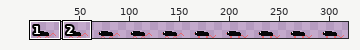
Two versions of one sprite sheet, Rat-Sheet.png. The first picture is a wide view before the edit; the outline marks the close-up.
Close-up. Before:
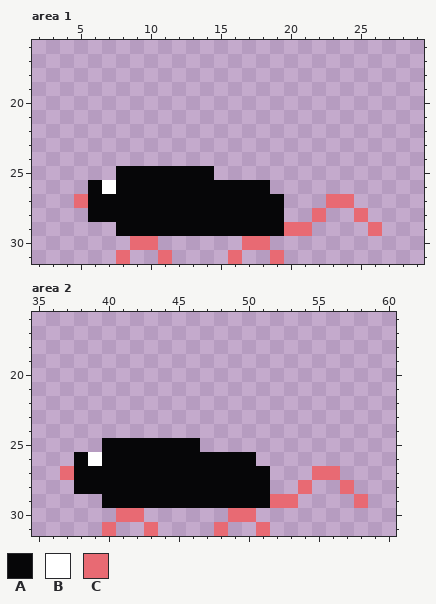
The file is 320x32 pixels. Shown: area 1: x 2..29, y 16..31; area 2: x 35..60, y 16..31. The wide view leaves out empty margins. The commit also changed other parts of the picture, which this record leaves out.
Palette (. is transparent): A #060608  B #ffffff  C #e86a73
Pixels before, area 1, first column x 5:
25 ...AAAAAAA............
26 .ABAAAAAAAAAAA........
27 CAAAAAAAAAAAAAA...CC..
28 .AAAAAAAAAAAAAA..C..C.
29 ...AAAAAAAAAAAACC....C
30 ....CC......CC........
31 ...C..C....C..C.......
Pixels before, area 2, first column x 37:
25 ...AAAAAAA............
26 .ABAAAAAAAAAAA........
27 CAAAAAAAAAAAAAA...CC..
28 .AAAAAAAAAAAAAA..C..C.
29 ...AAAAAAAAAAAACC....C
30 ....CC......CC........
31 ...C..C....C..C.......
The same view after the edit:
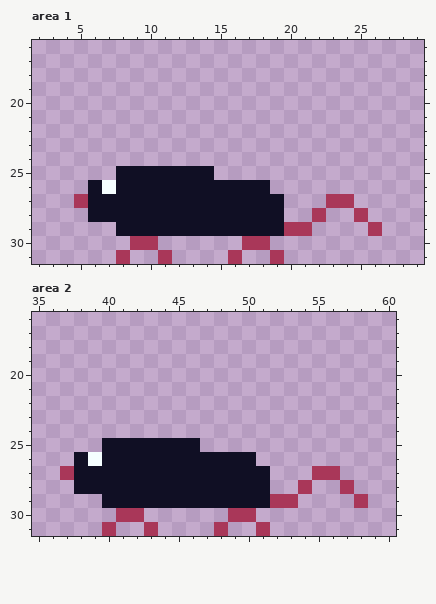
The edit:
colour A: #060608 -> #100f24
colour B: #ffffff -> #f5feff
colour C: #e86a73 -> #a93759
